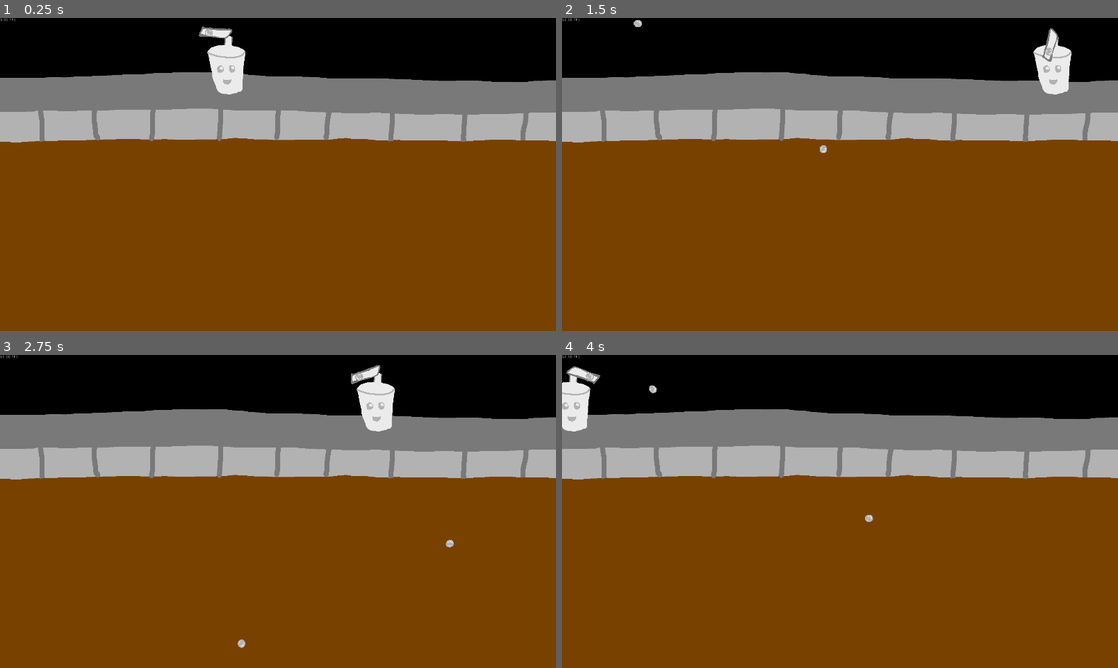
Above: before the commit, frames 1-4 (two rows, left to right).
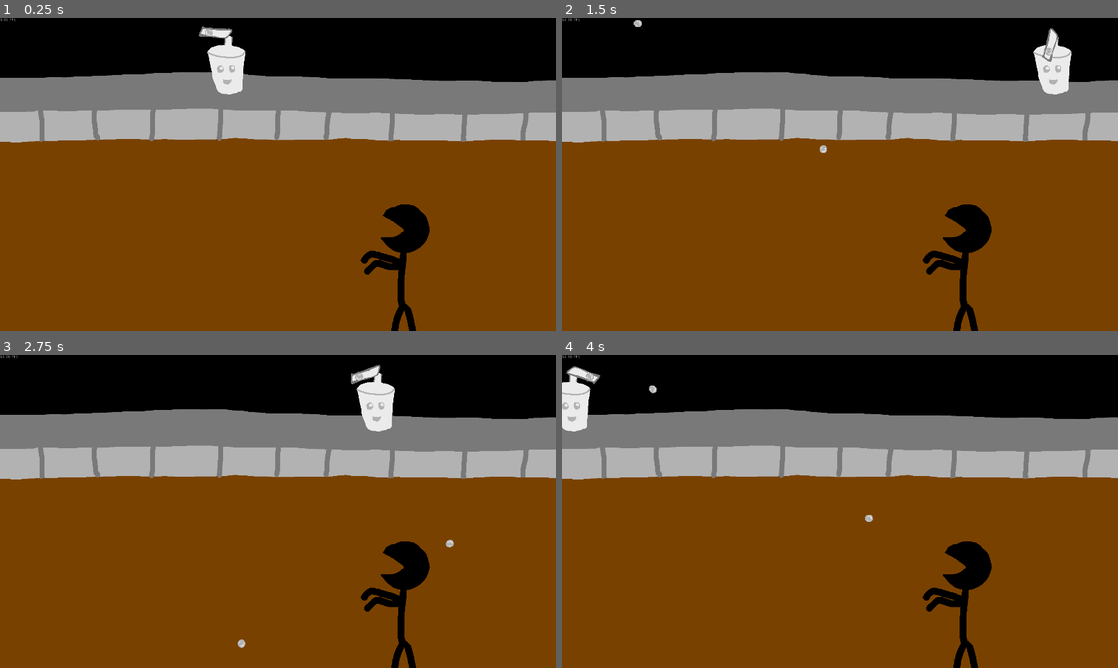
Above: after the commit, the same moments.

Repository: DerGernTod/minijam84
Game: Godot game, scene res://Main.tscn
The game is run twice, just before and just after one commit, with the same random seed, the same clock (stepped at 60 frames per second) and the same inputs.
Inputs (mouse positions are in pixels of both pictures, inside the frame that each line leads up to):
- Up to frame 1 (0.25 s): no input
- Up to frame 2 (1.5 s): tap Enter (ui_accept) at 0.5, 0.77 s; move the mouse to (812, 237) at 0.52 s; hold Right (ui_right) from 0.53 s (still down); move the mouse to (1006, 221) at 1.27 s
- Up to frame 3 (2.75 s): tap Enter (ui_accept) at 1.52 s; move the mouse to (111, 464) at 2.02 s; release Right (ui_right) at 2.03 s; hold Left (ui_left) from 2.03 s (still down)
- Up to frame 4 (4 s): keep holding Left (ui_left); move the mouse to (867, 511) at 2.77 s; tap Enter (ui_accept) at 3.02, 3.77 s; move the mouse to (756, 433) at 3.52 s

The runs differ from the first frame. In frame 1, 1.6% of the frame differs, in the area x 64-78%, y 59-100%; in frame 2, 1.6%; in frame 3, 1.6%; in frame 4, 1.6%.

Commit message:
customer eats bubbles

Diff:
--- a/Main.tscn
+++ b/Main.tscn
@@ -1,8 +1,9 @@
-[gd_scene load_steps=4 format=2]
+[gd_scene load_steps=5 format=2]
 
 [ext_resource path="res://player/Player.tscn" type="PackedScene" id=1]
 [ext_resource path="res://level/tmp_background.png" type="Texture" id=2]
 [ext_resource path="res://FPSCounter.tscn" type="PackedScene" id=3]
+[ext_resource path="res://customer/Customer.tscn" type="PackedScene" id=4]
 
 [node name="Main" type="Node2D"]
 
@@ -14,3 +15,6 @@
 position = Vector2( 800, 150 )
 
 [node name="FPSCounter" parent="." instance=ExtResource( 3 )]
+
+[node name="Customer" parent="." instance=ExtResource( 4 )]
+position = Vector2( 1365.61, 901.44 )
--- a/bubble/Bubble.gd
+++ b/bubble/Bubble.gd
@@ -2,6 +2,8 @@
 class_name Bubble
 
 export var impulse_force := 1.0
+
+var bubble_type: String = "red" setget set_bubble_type
 
 # Declare member variables here. Examples:
 # var a: int = 2
@@ -13,6 +15,10 @@
 	pass # Replace with function body.
 
 
+func set_bubble_type(type: String) -> void:
+	bubble_type = type
+
+
 func fire(direction: Vector2) -> void:
 	apply_impulse(Vector2.ZERO, direction * impulse_force)
 	pass
--- a/bubble/Bubble.tscn
+++ b/bubble/Bubble.tscn
@@ -6,9 +6,10 @@
 [sub_resource type="CircleShape2D" id=1]
 radius = 16.0
 
-[node name="Bubble" type="RigidBody2D"]
-collision_layer = 0
-collision_mask = 0
+[node name="Bubble" type="RigidBody2D" groups=[
+"bubbles",
+]]
+collision_mask = 2
 script = ExtResource( 2 )
 impulse_force = 500.0
 
--- /dev/null
+++ b/customer/Customer.gd
@@ -0,0 +1,41 @@
+extends Area2D
+class_name Customer
+
+# const BubbleColors = preload("res://utils/GlobalEnums.gd").BubbleColors
+
+export var required_bubbles := {
+	"red": 1,
+	"green": 1,
+	"blue": 1,
+}
+
+var collected_bubbles := {
+	"red": 0,
+	"green": 0,
+	"blue": 0,
+}
+
+func _ready() -> void:
+	pass
+
+
+func _physics_process(delta: float) -> void:
+	for body in get_overlapping_bodies():
+		if body is Bubble:
+			_eat_bubble(body.bubble_type)
+			body.queue_free()
+
+
+func _eat_bubble(bubble_type: String) -> void:
+	collected_bubbles[bubble_type] += 1
+	var done = true;
+	for bubble in required_bubbles:
+		if collected_bubbles[bubble] < required_bubbles[bubble]:
+			done = false
+			break
+	if done:
+		_kill()
+
+
+func _kill() -> void:
+	queue_free()
--- /dev/null
+++ b/customer/Customer.tscn
@@ -0,0 +1,20 @@
+[gd_scene load_steps=4 format=2]
+
+[ext_resource path="res://customer/tmp_customer.png" type="Texture" id=1]
+[ext_resource path="res://customer/Customer.gd" type="Script" id=2]
+
+[sub_resource type="RectangleShape2D" id=1]
+extents = Vector2( 80, 80 )
+
+[node name="Customer" type="Area2D" groups=[
+"customer",
+]]
+collision_layer = 2
+script = ExtResource( 2 )
+
+[node name="Sprite" type="Sprite" parent="."]
+texture = ExtResource( 1 )
+
+[node name="CollisionShape2D" type="CollisionShape2D" parent="."]
+position = Vector2( 32, -176 )
+shape = SubResource( 1 )
--- a/project.godot
+++ b/project.godot
@@ -13,9 +13,21 @@
 "class": "Bubble",
 "language": "GDScript",
 "path": "res://bubble/Bubble.gd"
+}, {
+"base": "Area2D",
+"class": "Customer",
+"language": "GDScript",
+"path": "res://customer/Customer.gd"
+}, {
+"base": "Reference",
+"class": "GlobalEnums",
+"language": "GDScript",
+"path": "res://utils/GlobalEnums.gd"
 } ]
 _global_script_class_icons={
-"Bubble": ""
+"Bubble": "",
+"Customer": "",
+"GlobalEnums": ""
 }
 
 [application]
@@ -61,6 +73,11 @@
  ]
 }
 
+[layer_names]
+
+2d_physics/layer_1="bubbles"
+2d_physics/layer_2="customers"
+
 [physics]
 
 common/enable_pause_aware_picking=true
--- /dev/null
+++ b/utils/GlobalEnums.gd
@@ -0,0 +1,7 @@
+class_name GlobalEnums
+
+enum BubbleColors {
+	RED = 0,
+	GREEN = 1,
+	BLUE = 2,
+}
